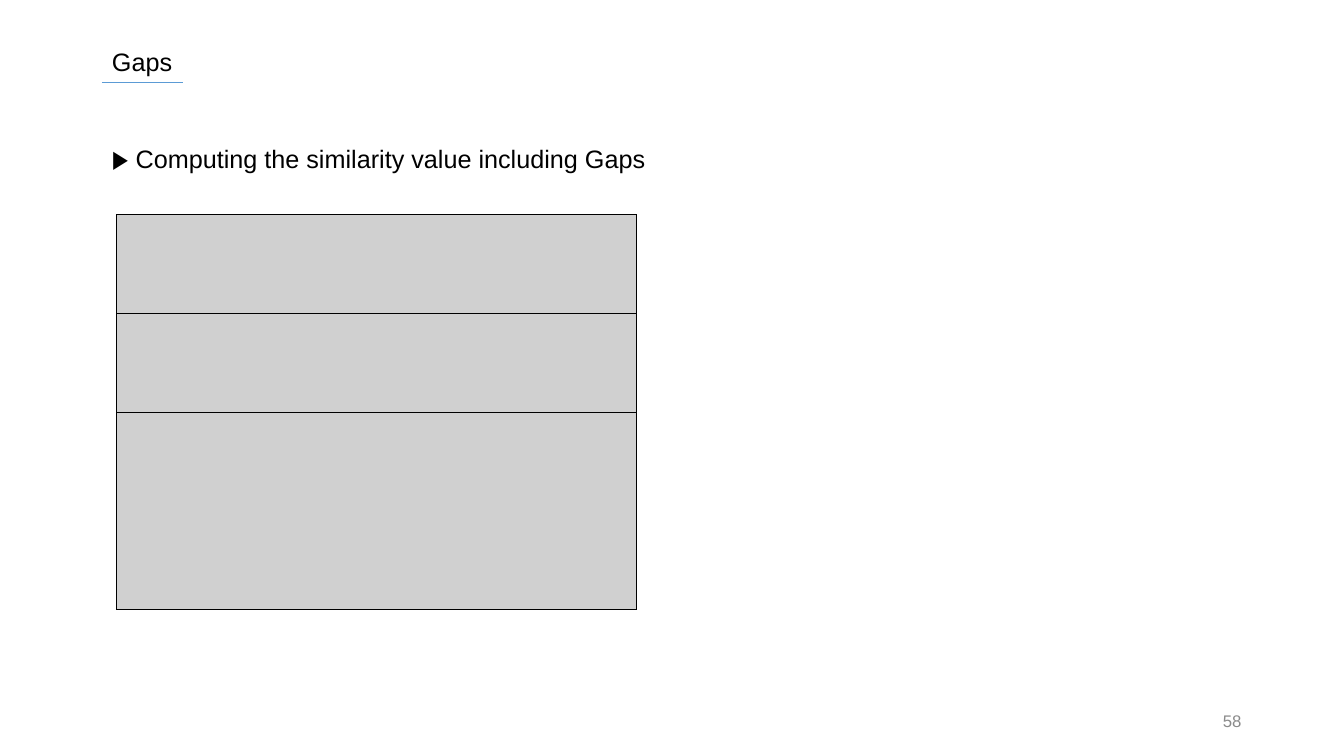
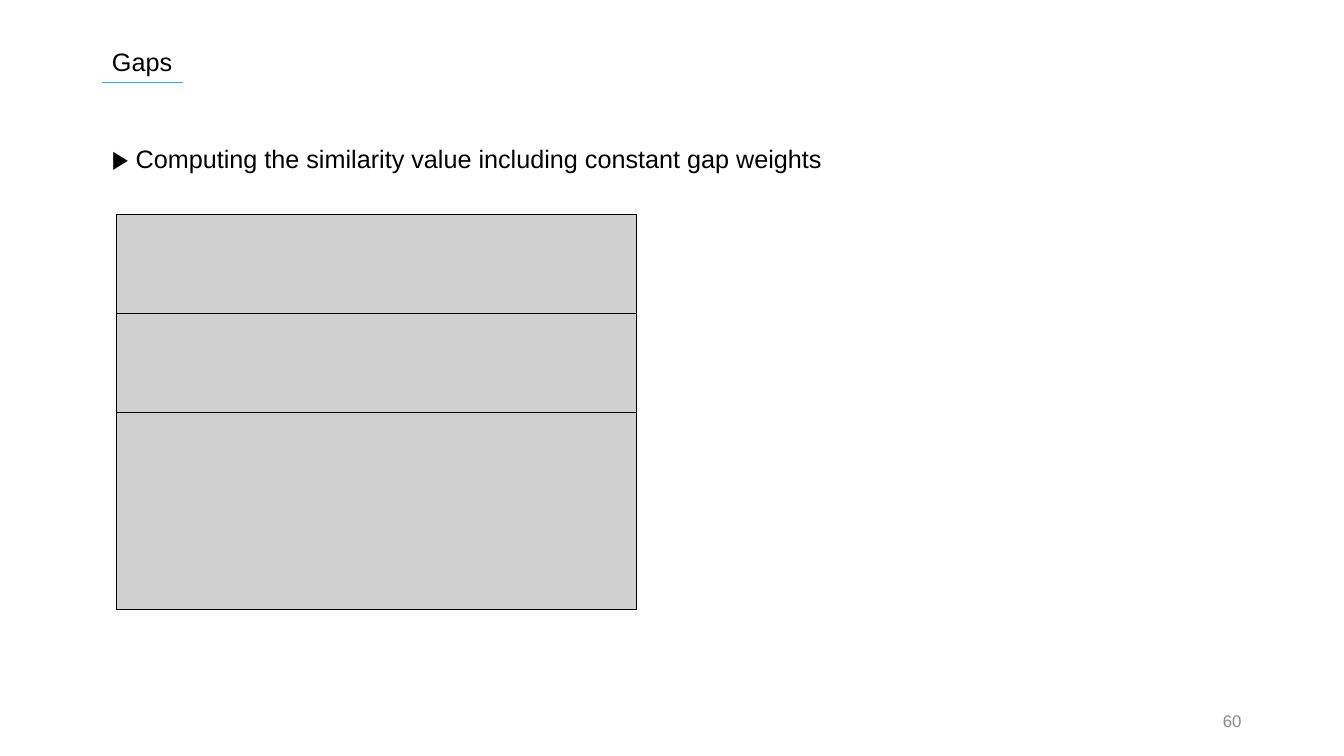
Before and after one commit to SiLviASizZ/HYU_2022, a slide deck: slide 60 of Intern/발표자료/0721/ASTS_0721.pptx (slide 58 before the commit). Drawn at 1344x756 pixels with LibreOffice and Linux fonts; fonts in the diff are those of the drawing; grey boxes stand for pictures. Boxes give left, top, right and bottom in pixels: in the first picture for what was removed or moved away, otherwise in the second. Text is boxed around its words. In the diff, an @@ line names an element or a change of style, - is before the commit and + after.

```diff
--- a/Intern/발표자료/0721/ASTS_0721.pptx
+++ b/Intern/발표자료/0721/ASTS_0721.pptx
@@ text at (136,149,821,173): text changed @@
-▶ Computing the similarity value including Gaps
+▶ Computing the similarity value including constant gap weights
@@ page number at (1223,715,1242,727): text changed @@
-58
+60
```
Also in this commit, not shown: 73 other slides changed, 6 slides added, 1 slide removed, 5 other files.
